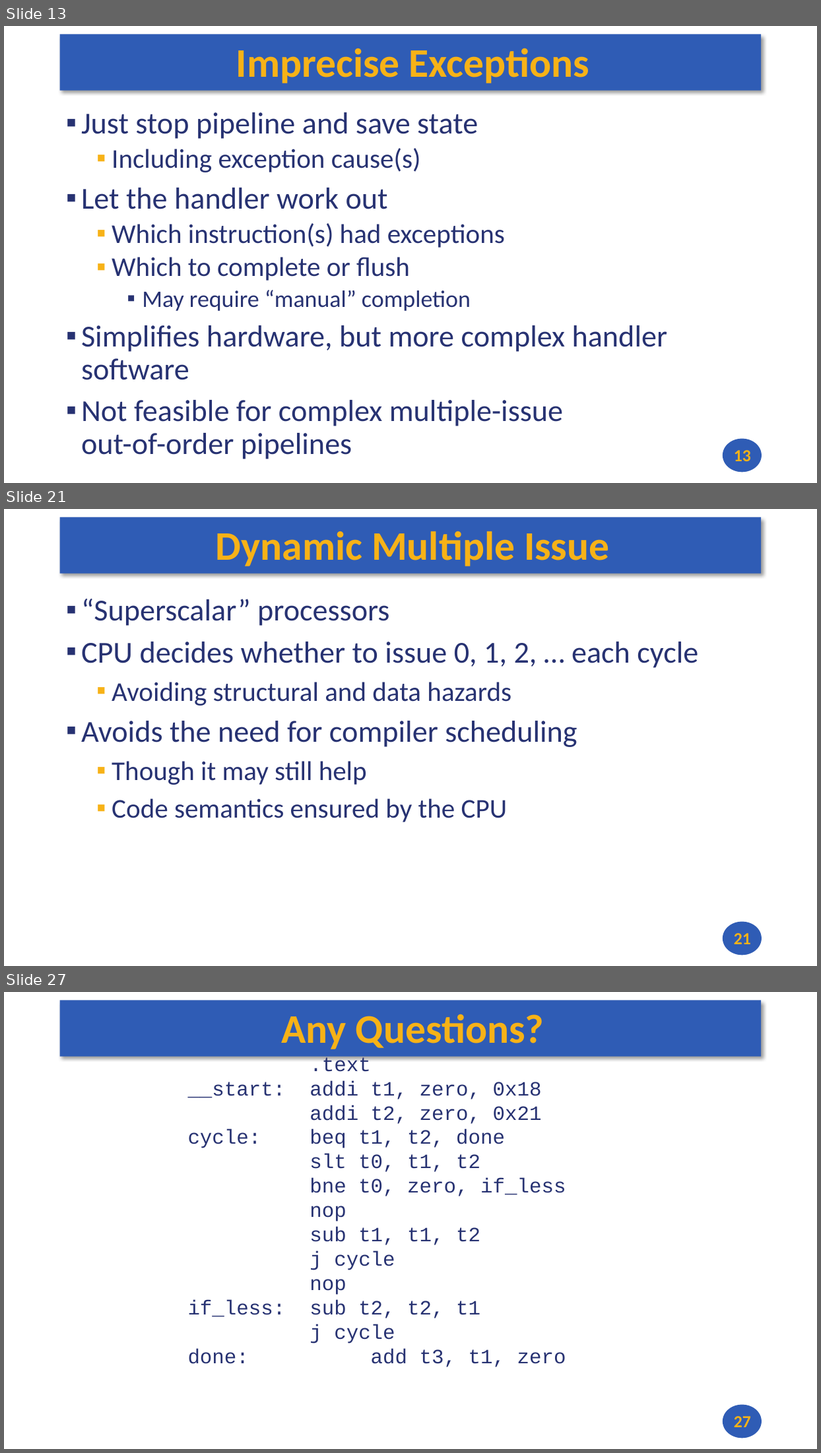
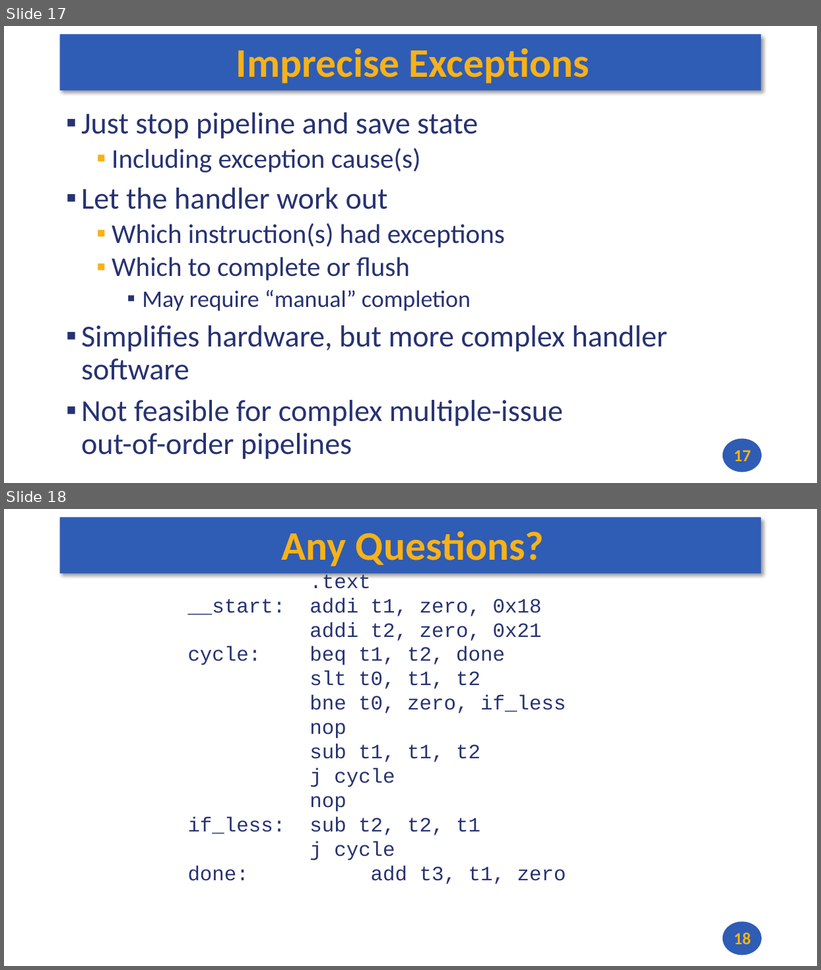
Before and after one commit to andrewt0301/hse-acos-course, a slide deck: docs/part1ca/10_Exceptions/CA_Lecture_10.pptx. Shown one above the other, each under a label of ours: slides 13, 21 and 27 before the commit, slides 17 and 18 after it; the slides between them are not shown. The pictures are 821x1453 and 821x970 pixels, drawn with LibreOffice and Linux fonts; fonts in the diff are those of the drawing. Boxes give left, top, right and bottom in pixels: in the first picture for what was removed or moved away, otherwise in the second. Text is boxed around its words. In the diff, an @@ line names an element or a change of style, - is before the commit and + after.

```diff
--- a/docs/part1ca/10_Exceptions/CA_Lecture_10.pptx
+++ b/docs/part1ca/10_Exceptions/CA_Lecture_10.pptx
@@ slide 21 removed at (4,509,817,966), background #FFFFFF; not listed: 2 template elements that a slide beside it also shows @@
@@ title removed at (216,531,609,566) @@
-Dynamic Multiple Issue
@@ text removed at (81,599,698,823) @@
-▪ “Superscalar” processors
-▪ CPU decides whether to issue 0, 1, 2, … each cycle
-  ▪ Avoiding structural and data hazards
-▪ Avoids the need for compiler scheduling
-  ▪ Though it may still help
-  ▪ Code semantics ensured by the CPU
@@ page number removed at (734,933,751,945) @@
-21
@@ what was slide 13 is now slide 17 @@
@@ page number at (734,450,751,462): text changed @@
-13
+17
@@ what was slide 27 is now slide 18 @@
@@ page number at (734,933,751,945): text changed @@
-27
+18
```
Also in this commit, not shown: 5 slides changed, 4 slides added, 12 other slides removed, 2 other files.
